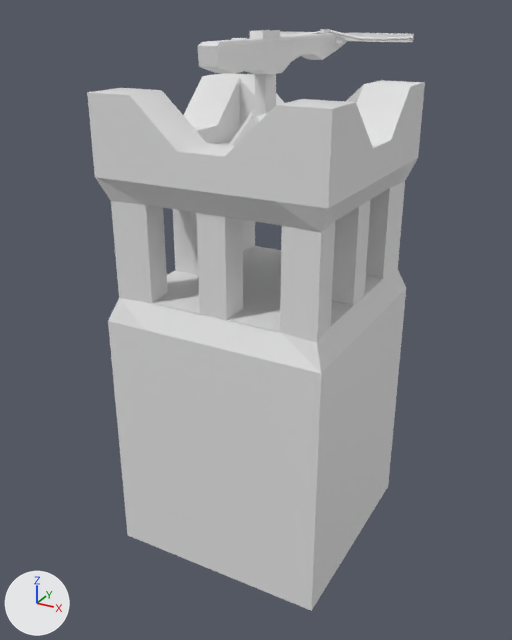
The FBX model Assets/Prefabs/fbx files/Crossbow.FBX, before and after one commit.
Rendered twice from a 50 mm lens placed at (0.325, -0.154, 0.603), pointed at (-0.049, 0.526, 0.264). Lighting does not change. The marker at lower left points along +X, +Y and +Z. Where no turn or scale is listed for an object, it has been applied to the vertices.
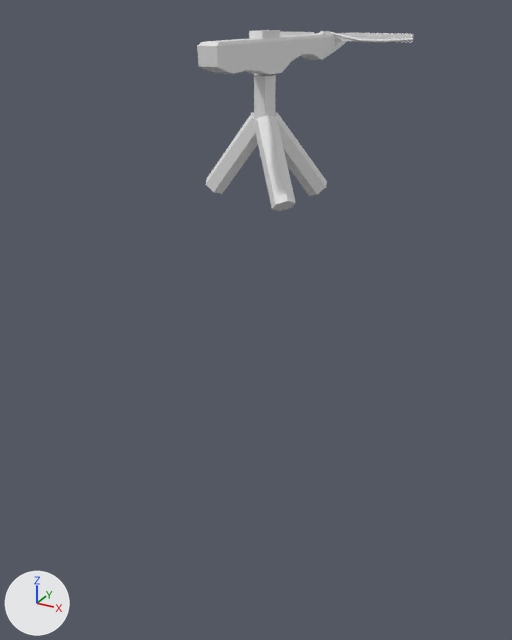
The newer file is also turned or shifted as a whole; pictures and numbers use the older file's frame.

The change, as a diff of the scene's bpy script:
```diff
--- a/Assets/Prefabs/fbx files/Crossbow.FBX.py
+++ b/Assets/Prefabs/fbx files/Crossbow.FBX.py
@@ ob_plane001 @@
-ob_plane001 = bpy.data.objects.new('Plane001', me_mesh)
-ob_plane001.location = (-0.032, 0.518, 0.317)
@@ ob_cylinder005 @@
 ob_cylinder005 = bpy.data.objects.new('Cylinder005', me_mesh_007)
-ob_cylinder005.location = (-0.129, 0.657, 0.581)
+ob_cylinder005.location = (-0.129, 0.655, 0.579)
@@ ob_cylinder004 @@
 ob_cylinder004 = bpy.data.objects.new('Cylinder004', me_mesh_005)
-ob_cylinder004.location = (-0.034, 0.518, 0.49)
+ob_cylinder004.location = (-0.033, 0.516, 0.488)
```

What differs and where, as boxes (x1, y1, x2, y2) in the pictures (512 x 640 px):
'Plane001', deleted
    before: (87, 73, 425, 611)
'Cylinder004', moved
    before: (255, 74, 276, 118)
    after: (254, 74, 276, 120)
'Cylinder005', moved
    before: (280, 29, 414, 41)
    after: (316, 31, 413, 43)
'Cylinder001', unchanged, uncovered by the edit
    before: (255, 113, 268, 126)
    after: (255, 115, 296, 211)
'Cylinder003', unchanged, uncovered by the edit
    before: (229, 110, 256, 146)
    after: (206, 112, 258, 194)
'Cylinder002', unchanged, uncovered by the edit
    after: (275, 113, 327, 196)
